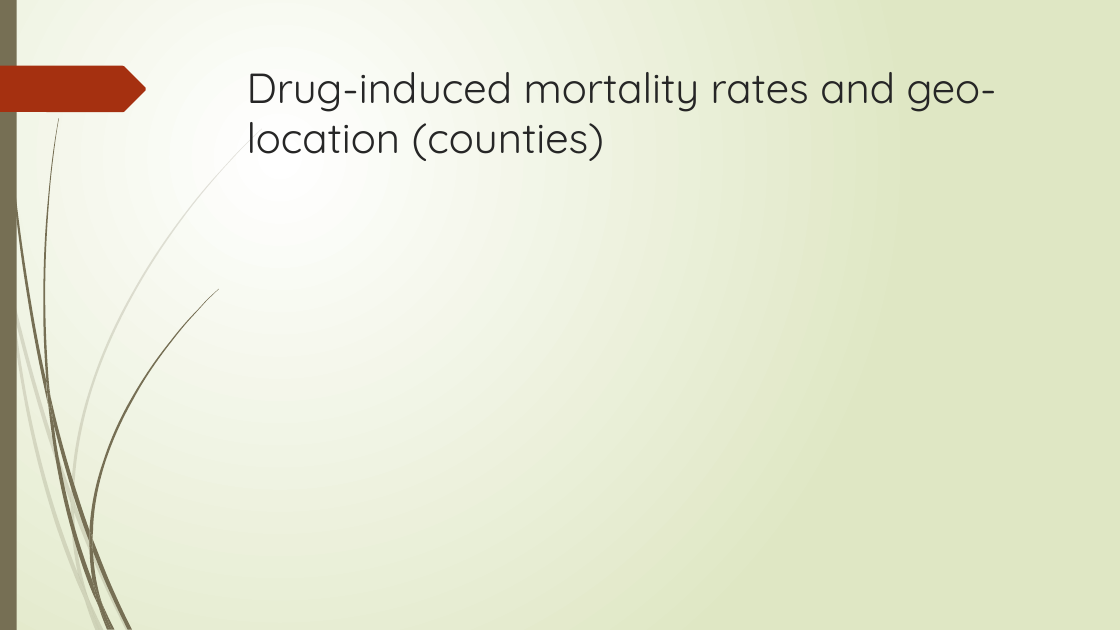
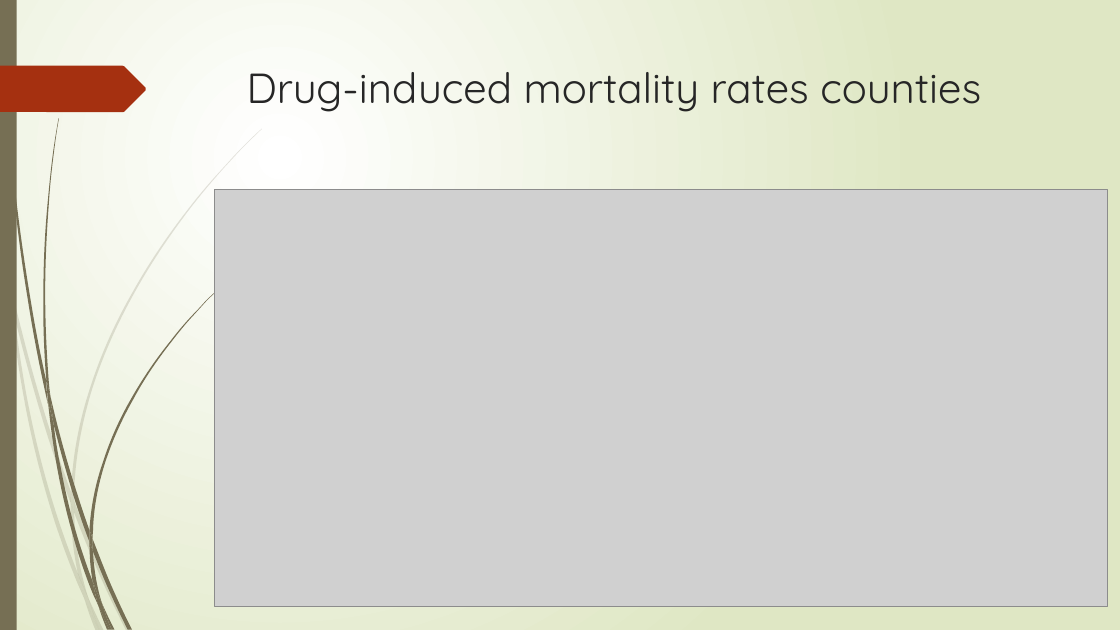
Before and after one commit to yayunl/DataViz-Project1, a slide deck: slide 6 of Drug Mortality and Socio-Economic conditions in Connecticut.pptx. Drawn at 1120x630 pixels with LibreOffice and Linux fonts; fonts in the diff are those of the drawing; grey boxes stand for pictures. Boxes give left, top, right and bottom in pixels: in the first picture for what was removed or moved away, otherwise in the second. Text is boxed around its words. In the diff, an @@ line names an element or a change of style, - is before the commit and + after.

Commit message:
Added map and race/sex/gender png

```diff
--- a/Drug Mortality and Socio-Economic conditions in Connecticut.pptx
+++ b/Drug Mortality and Socio-Economic conditions in Connecticut.pptx
@@ title at <box>247,72,981,112</box>: text changed @@
-Drug-induced mortality rates and geo-location (counties)
+Drug-induced mortality rates counties
@@ picture added at <box>214,189,1107,607</box> @@
```
Also in this commit, not shown: 1 other slide changed, 1 slide added.
